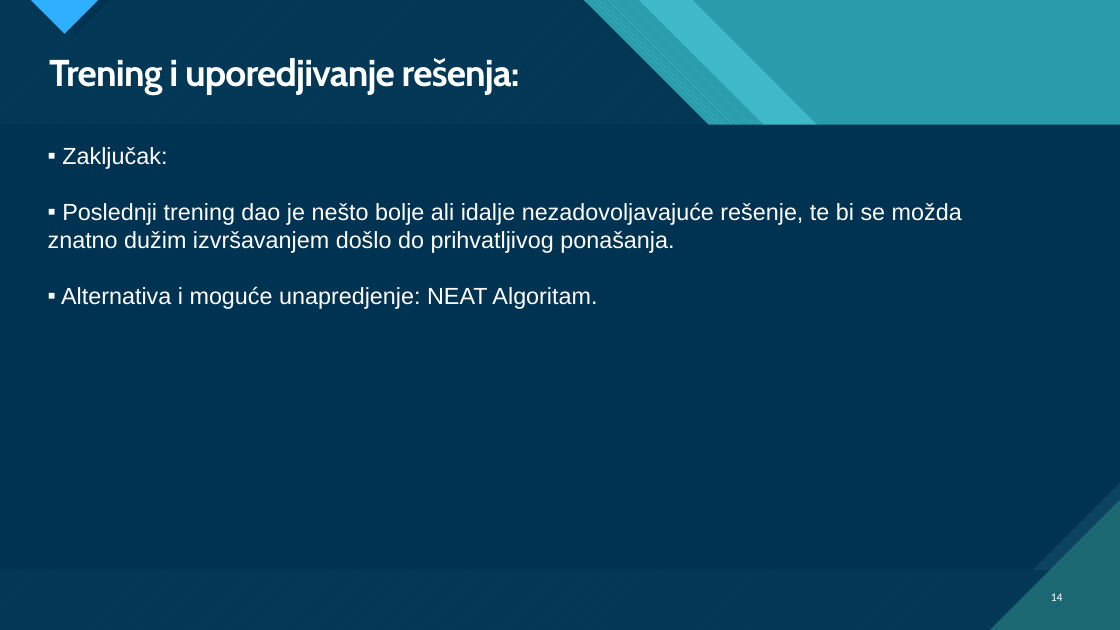
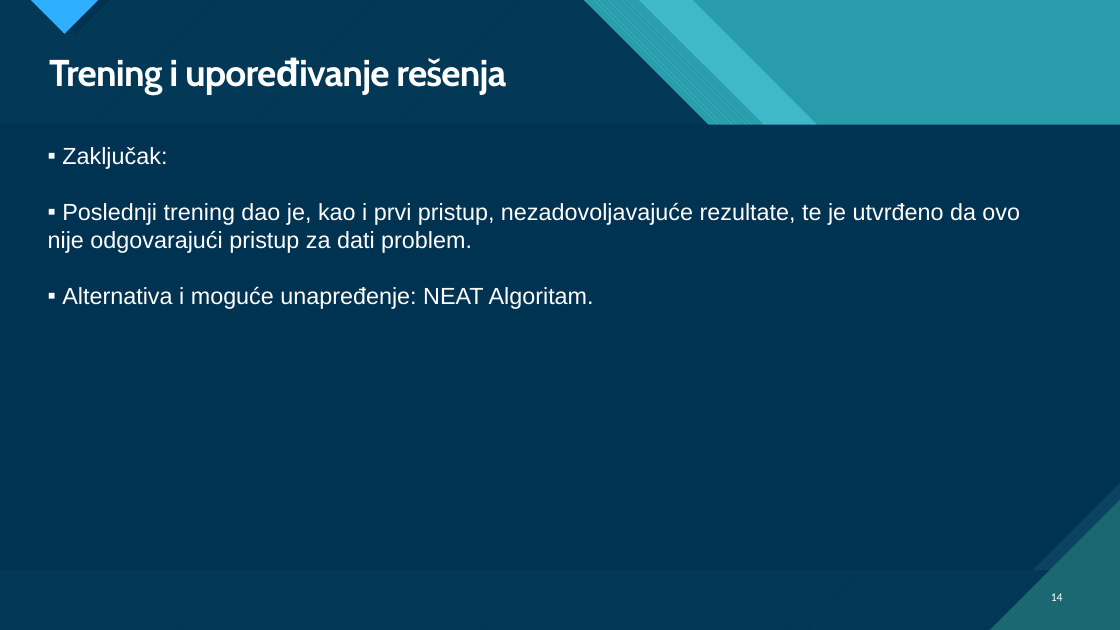
Before and after one commit to Vulkin996/SchShooter-Smart-Bot, a slide deck: slide 14 of Dokumentacija/Presentation.pptx. Drawn at 1120x630 pixels with LibreOffice and Linux fonts; fonts in the diff are those of the drawing. Boxes give left, top, right and bottom in pixels: in the first picture for what was removed or moved away, otherwise in the second. Text is boxed around its words. In the diff, an @@ line names an element or a change of style, - is before the commit and + after.

```diff
--- a/Dokumentacija/Presentation.pptx
+++ b/Dokumentacija/Presentation.pptx
@@ title at <box>49,58,506,94</box>: text changed @@
-Trening i uporedjivanje rešenja:
+Trening i upoređivanje rešenja
@@ text at <box>48,202,1020,309</box>: text changed @@
-▪ Poslednji trening dao je nešto bolje ali idalje nezadovoljavajuće rešenje, te bi se možda znatno dužim izvršavanjem došlo do prihvatljivog ponašanja.
-▪ Alternativa i moguće unapredjenje: NEAT Algoritam.
+▪ Poslednji trening dao je, kao i prvi pristup, nezadovoljavajuće rezultate, te je utvrđeno da ovo nije odgovarajući pristup za dati problem.
+▪ Alternativa i moguće unapređenje: NEAT Algoritam.
```
Also in this commit, not shown: 14 other slides changed, 4 other files.
